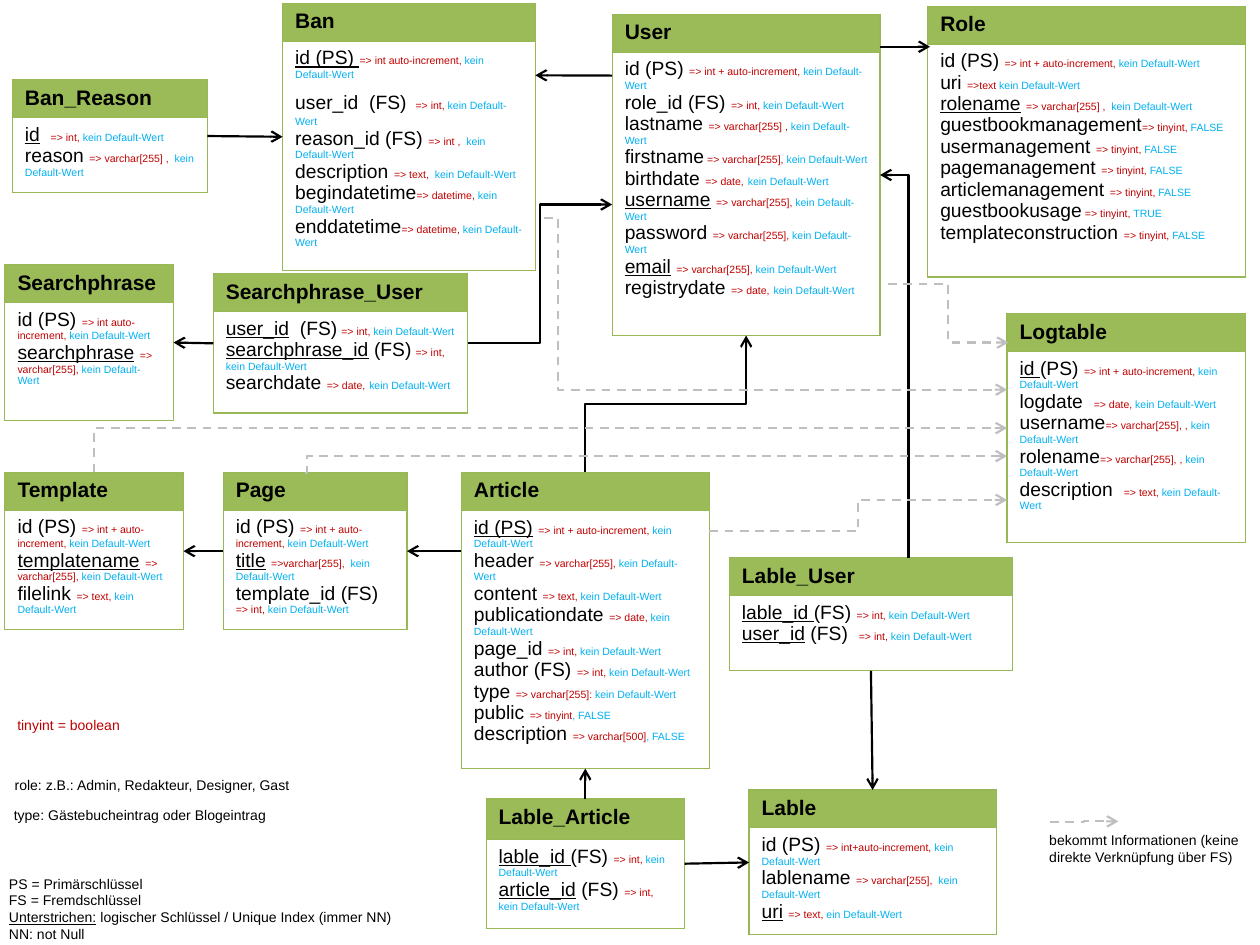
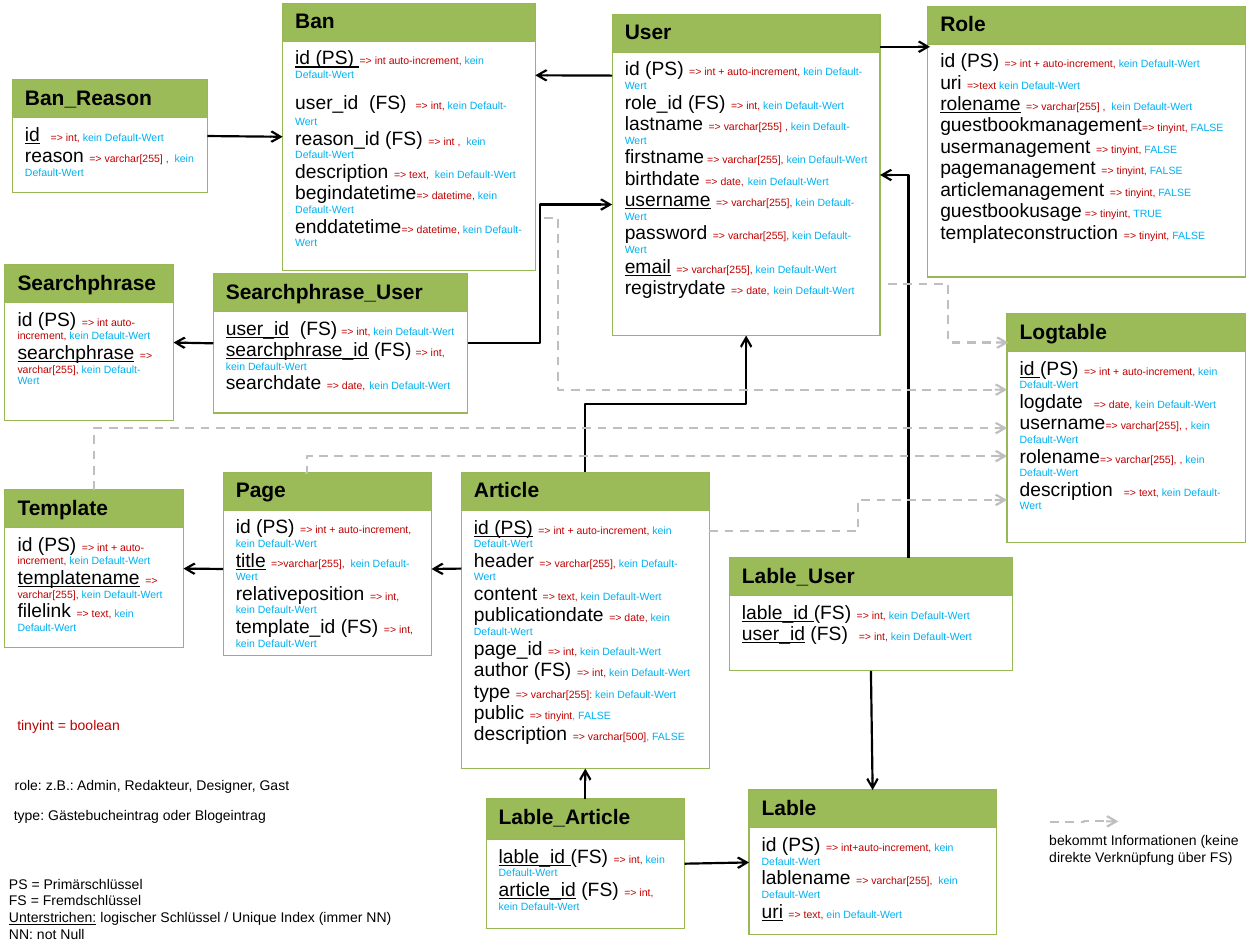
Before and after one commit to ladymagnetic/semanticcms, a slide deck: slide 1 of Spezifikationen/CMS_Modell_Spezifikation.pptx. Drawn at 1260x945 pixels with LibreOffice and Linux fonts; fonts in the diff are those of the drawing. Boxes give left, top, right and bottom in pixels: in the first picture for what was removed or moved away, otherwise in the second. Text is boxed around its words. In the diff, an @@ line names an element or a change of style, - is before the commit and + after.

Commit message:
#2 Datenbankmodell
relativeposition => Änderung nachgezogen

```diff
--- a/Spezifikationen/CMS_Modell_Spezifikation.pptx
+++ b/Spezifikationen/CMS_Modell_Spezifikation.pptx
@@ elbow arrow moved from (94, 472) - (1007, 428) to (94, 490) - (1007, 428) @@
@@ table at box(223, 472, 431, 665) @@
-row 2, column 1: id (PS) => int + auto-increment, kein Default-Wert / title =>varchar[255], kein Default-Wert / template_id (FS) => int, kein Default-Wert
+row 2, column 1: id (PS) => int + auto-increment, kein Default-Wert / title =>varchar[255], kein Default-Wert / relativeposition => int, kein Default-Wert / template_id (FS) => int, kein Default-Wert
@@ table: place and size @@
-table at box(223, 472, 407, 630)
+table at box(223, 472, 431, 665)
@@ table: place and size @@
-table at box(5, 472, 184, 630)
+table at box(5, 490, 184, 648)
@@ arrow moved from (223, 551) - (184, 551) to (223, 570) - (184, 568) @@
@@ arrow moved from (461, 551) - (407, 551) to (461, 568) - (432, 570) @@
```
